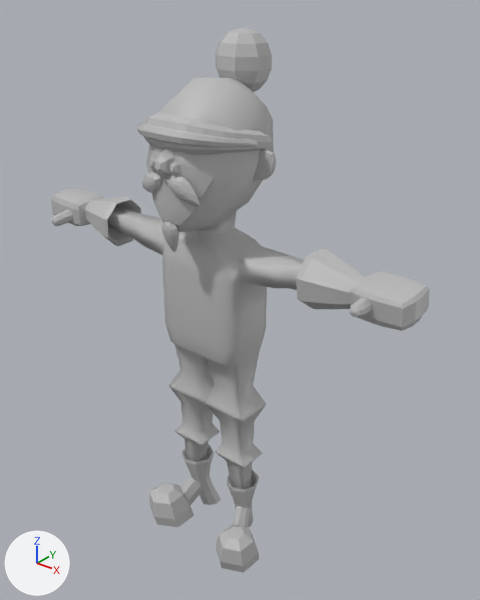
Before and after pictures for a commit that changed the FBX model DIG4720C-RhythmGame/Assets/FBX/FinalFBX/Angel.fbx.
Camera for both pictures: a camera (50 mm lens) standing at (7.65, -6.8, 10.12) and looking at (1.03, 1.48, 4.99). Every picture has the same lights, and +X, +Y and +Z are marked at lower left. Where no turn or scale is listed for an object, it has been applied to the vertices. Vertices at the same position are counted once.

Before the edit, the objects in view are built like this:
```python
mat_lambert2 = principled_material('lambert2')
mat_lambert2.base_color = (0.5, 0.5, 0.5)  # grey #bcbcbc
me_mesh = bpy.data.meshes.new('Mesh')
me_mesh.from_pydata(...)  # 1395 vertices, 1299 faces; spans x -3.17..4.56, y -0.16..2.27, z 0.04..9.43
me_mesh.materials.append(mat_lambert2)  # grey #bcbcbc
me_mesh_001 = bpy.data.meshes.new('Mesh.001')
me_mesh_001.from_pydata(...)  # 12 vertices, 6 faces; spans x -0.689..0.687, y -1.067..-0.76, z 2.023..2.982
me_mesh_001.materials.append(mat_lambert2)  # grey #bcbcbc
ob_angelbody2 = bpy.data.objects.new('AngelBody2', me_mesh)
ob_angelbody2.location = (0.0, 0.0, 0.0)
ob_mouth1 = bpy.data.objects.new('Mouth1', me_mesh_001)
ob_mouth1.location = (0.82, 1.03, 4.74)
```
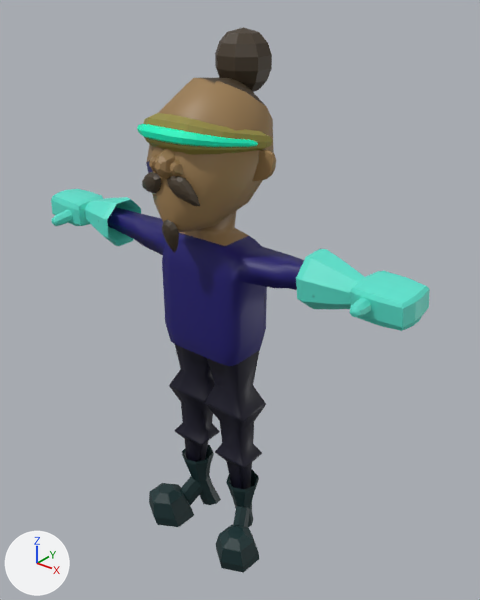
Changed parts and their boxes (x1, y1, x2, y2) in the pictures (480 x 600 px):
'AngelBody2', surface changed, reshaped
    both: (51, 27, 430, 573)
'Mouth1', surface changed
    both: (146, 160, 214, 226)

The change, as a diff of the scene's bpy script:
```diff
--- a/DIG4720C-RhythmGame/Assets/FBX/FinalFBX/Angel.fbx.py
+++ b/DIG4720C-RhythmGame/Assets/FBX/FinalFBX/Angel.fbx.py
@@ img_huminoidtest_png @@
+img_huminoidtest_png = load_image('HuminoidTest.png', '_unpacked/HuminoidTest.png', 1024, 1024, 'sRGB')
@@ mat_lambert2 @@
 mat_lambert2 = principled_material('lambert2')
-mat_lambert2.base_color = (0.5, 0.5, 0.5)  # grey #bcbcbc
+mat_lambert2.texture = img_huminoidtest_png  # with its transparency
@@ me_mesh @@
 # used by ob_angelbody2; location = (0.0, 0.0, 0.0)
-me_mesh.from_pydata(...)  # 1395 vertices, 1299 faces; spans x -3.17..4.56, y -0.16..2.27, z 0.04..9.43
+me_mesh.from_pydata(...)  # 1411 vertices, 1315 faces; spans x -3.17..4.56, y -0.16..2.27, z 0.04..9.43
+# me_mesh part 1: 1299 kept faces spanning x -3.17..4.56, y -0.16..2.27, z 0.04..9.43 get new texture (UV) coordinates
 me_mesh.materials.append(mat_lambert2)
```
